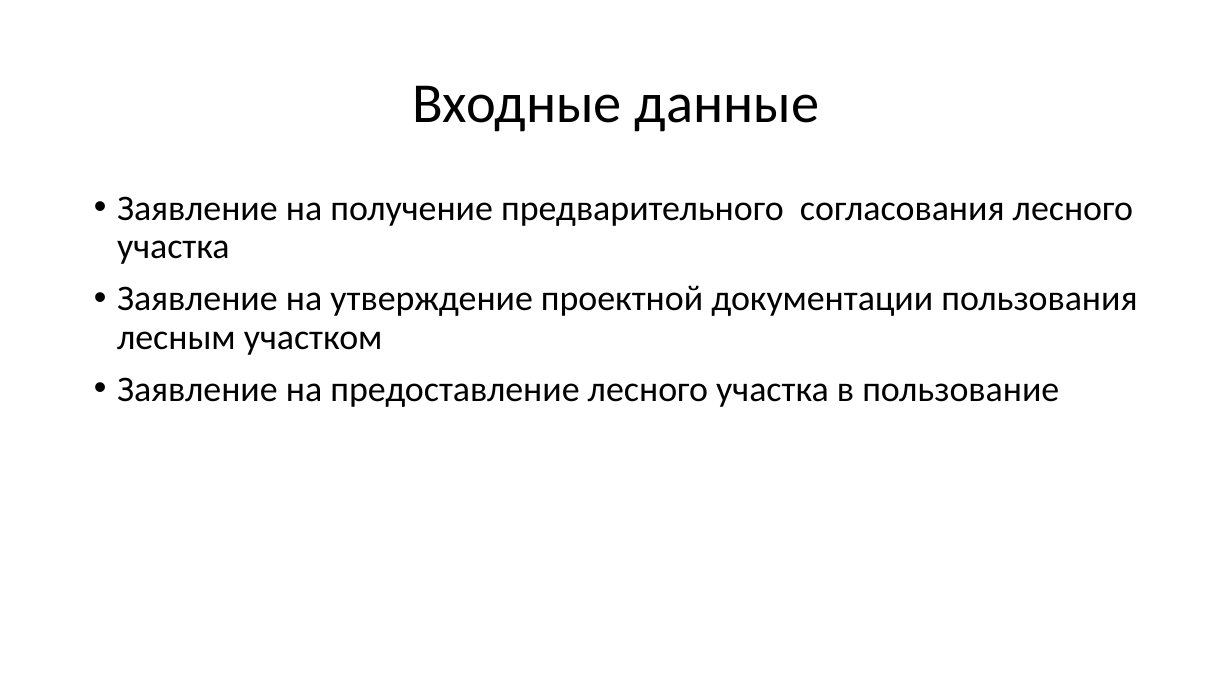
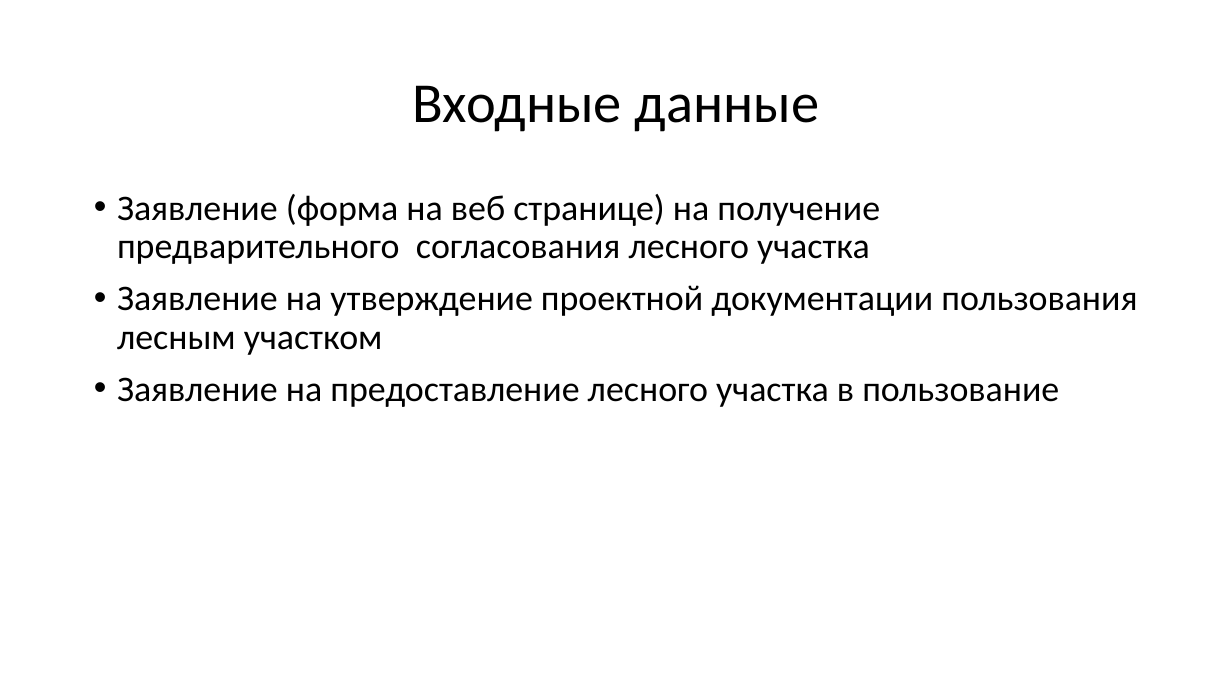
Before and after one commit to mcdodik20008/docs, a slide deck: slide 12 of база-знаний/Презентация.pptx (slide 13 before the commit). Drawn at 1232x693 pixels with LibreOffice and Linux fonts; fonts in the diff are those of the drawing. Boxes give left, top, right and bottom in pixels: in the first picture for what was removed or moved away, otherwise in the second. Text is boxed around its words. In the diff, an @@ line names an element or a change of style, - is before the commit and + after.

```diff
--- a/база-знаний/Презентация.pptx
+++ b/база-знаний/Презентация.pptx
@@ text at <box>117,194,880,264</box>: text changed @@
-• Заявление на получение предварительного согласования лесного участка
+• Заявление (форма на веб странице) на получение предварительного согласования лесного участка
```
Also in this commit, not shown: 5 other slides changed, 1 slide removed, 2 other files.
